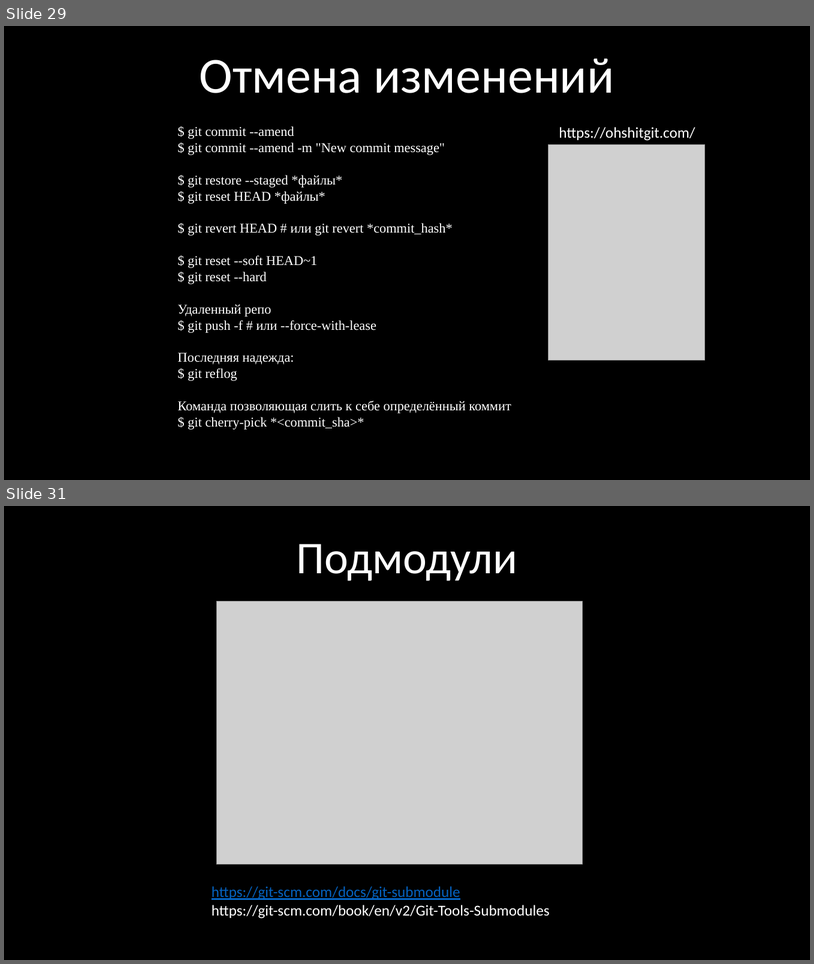
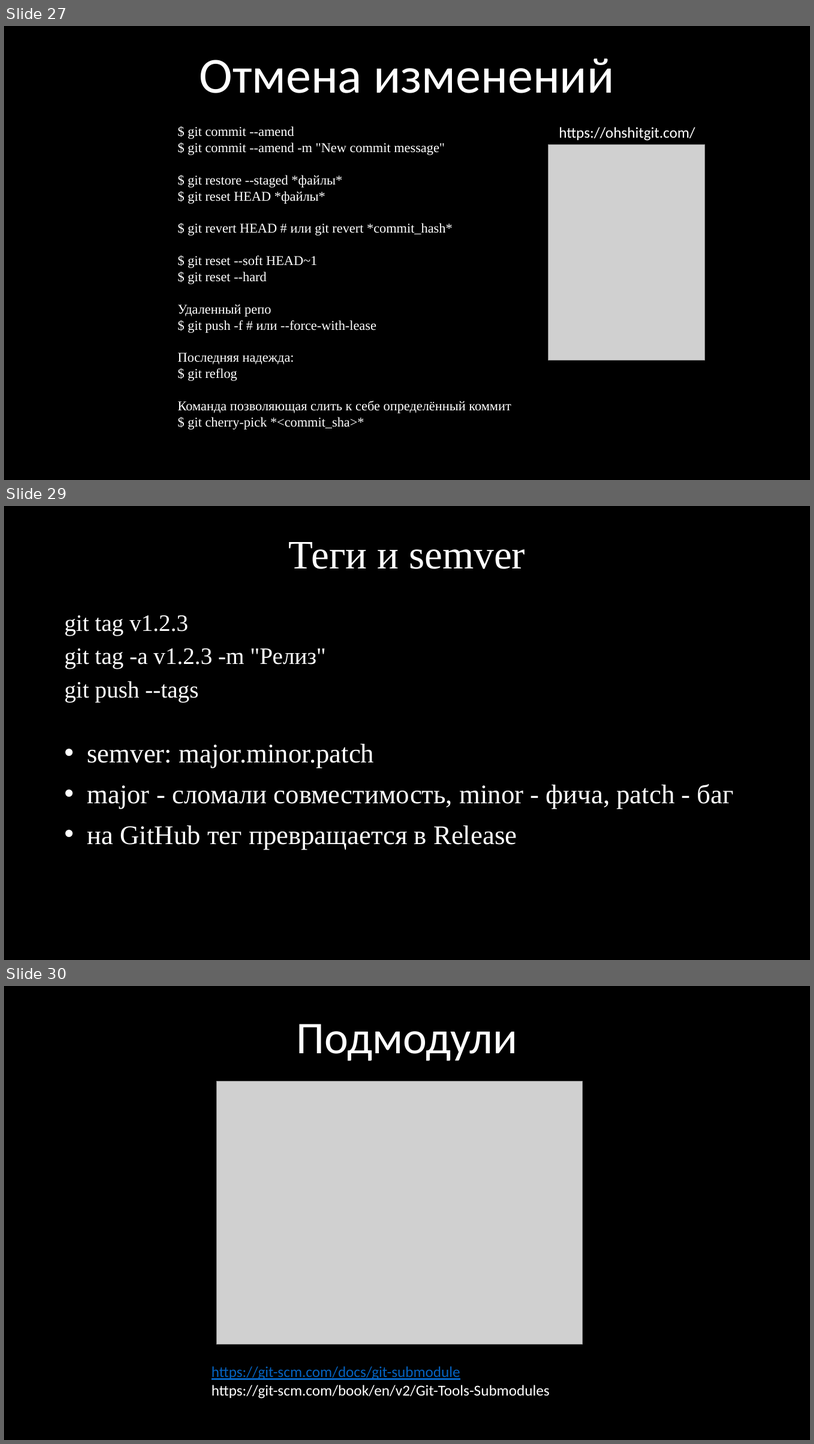
Before and after one commit to kruffka/C-Programming, a slide deck: 9_git/9_git.pptx. Shown one above the other, each under a label of ours: slides 29 and 31 before the commit, slides 27, 29 and 30 after it; the slides between them are not shown. The pictures are 814x964 and 814x1444 pixels, drawn with LibreOffice and Linux fonts; fonts in the diff are those of the drawing; grey boxes stand for pictures. Boxes give left, top, right and bottom in pixels: in the first picture for what was removed or moved away, otherwise in the second. Text is boxed around its words. In the diff, an @@ line names an element or a change of style, - is before the commit and + after.

```diff
--- a/9_git/9_git.pptx
+++ b/9_git/9_git.pptx
@@ slide 29 added at (x1=4, y1=506, x2=810, y2=960), background #000000 @@
@@ title added at (x1=288, y1=542, x2=525, y2=569), 48 pt, text #FFFFFF @@
+Теги и semver
@@ text added at (x1=65, y1=615, x2=326, y2=702), 28 pt, text #FFFFFF @@
+git tag v1.2.3
+git tag -a v1.2.3 -m "Релиз"
+git push --tags
@@ text added at (x1=87, y1=744, x2=734, y2=849), 32 pt, text #FFFFFF @@
+• semver: major.minor.patch
+• major - сломали совместимость, minor - фича, patch - баг
+• на GitHub тег превращается в Release
@@ what was slide 29 is now slide 27 @@
@@ what was slide 31 is now slide 30 @@
```
Also in this commit, not shown: 17 slides changed, 3 other slides added, 4 slides removed, 4 other files.
